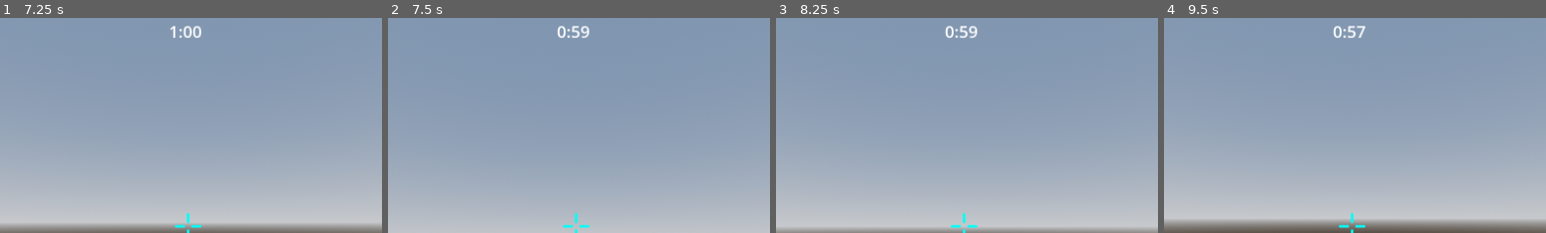
Above: before the commit, frames 1-4 (left to right).
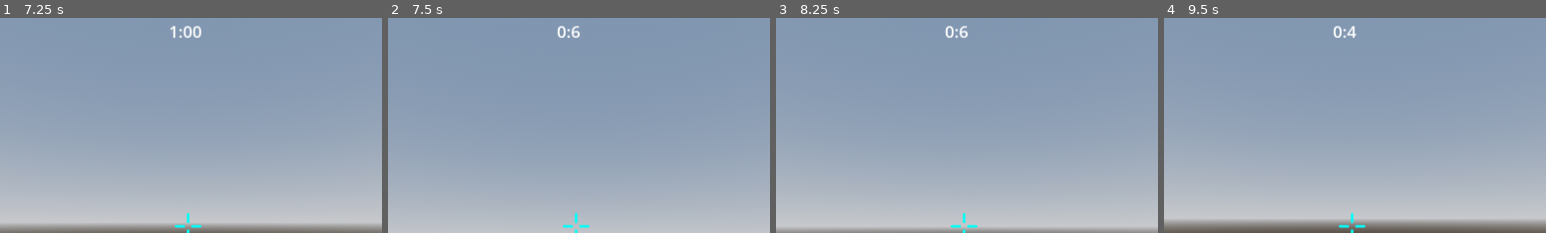
Above: after the commit, the same moments.

Repository: PureAsbestos/ie-aim
Game: Godot game, scene res://scenes/main.tscn
Same seed, same stepped clock (60 frames per second), same inputs: the game is played once before the commit and once after it.
Inputs (mouse positions are % of the whole screen's width and height, from its top left):
- Up to frame 1 (7.25 s): click "Level Select" at 0.5 s; click "Grid Shot" at 1.25 s; tap Enter (ui_accept) at 2, 2.27, 3.02, 4.52, 5.27, 6.02 s; move the mouse to (55, 50) at 2.02 s; hold W (Forward) from 2.03 s (still down); click (55, 50) at 2.1 s; move the mouse to (45, 50) at 2.77 s; click (45, 50) at 2.85 s; move the mouse to (52, 48) at 3.52 s; click (52, 48) at 3.6 s; move the mouse to (49, 52) at 4.27 s; click (49, 52) at 4.35 s; move the mouse to (57, 51) at 5.02 s; click (57, 51) at 5.1 s; move the mouse to (42, 49) at 5.77 s; click (42, 49) at 5.85 s; move the mouse to (51, 50) at 6.52 s; click (51, 50) at 6.6 s
- Up to frame 2 (7.5 s): tap Enter (ui_accept) at 7.25 s; move the mouse to (46, 48) at 7.27 s; release W (Forward) at 7.28 s; hold D (Right) from 7.28 s (still down); click (46, 48) at 7.35 s
- Up to frame 3 (8.25 s): tap Enter (ui_accept) at 7.52 s; move the mouse to (55, 50) at 8.02 s; release D (Right) at 8.03 s; hold W (Forward) from 8.03 s (still down); click (55, 50) at 8.1 s
- Up to frame 4 (9.5 s): keep holding W (Forward); tap Enter (ui_accept) at 8.27, 9.02 s; move the mouse to (45, 50) at 8.77 s; click (45, 50) at 8.85 s
The pictures show only the part of the screen within x 25-75%, y 2-52%; the shares and areas given below are measured in that part.

Frame 1 is identical in both runs. In frame 2, 0.1% of the frame differs, in the area x 48-53%, y 3-10%; in frame 3, 0.1%; in frame 4, 0.2%, in the area x 47-53%, y 3-10%.

Commit message:
add fix for target spawning and timeout

Diff:
--- a/scripts/autoload/global_settings.gd
+++ b/scripts/autoload/global_settings.gd
@@ -3,7 +3,8 @@
 var fullscreen = false
 var vSync = false
 var sensVal = 1
-var timer: Timer = Timer.new()
+var counter = 0
+var maxTargets = false # max targets on screen at a time is 5
 
 func instance_node(node, location, parent):
 	var node_instance = node.instantiate()
--- a/scripts/levelScripts/gridShot.gd
+++ b/scripts/levelScripts/gridShot.gd
@@ -1,18 +1,17 @@
 extends Node3D
 
 var levelNum = 1
+### copy this into all level code
 var target = preload("res://scenes/target.tscn")
-var maxTargets = false # max targets on screen at a time is 5
-var counter = 0
+
 @onready var animate  = $"../AnimationPlayer"
 
-const MIN_X : float = 10
-const MAX_X : float = 15
-const MIN_Y : float = 3
-const MAX_Y : float = 5
-const Z : float = -12.5
+const MIN_X : float = 6
+const MAX_X : float = 18
+const MIN_Y : float = 2
+const MAX_Y : float = 10
+const Z : float = -15
 
-# copy this into all level code
 var startTime: int
 var sec: int
 var minute = 0
@@ -25,7 +24,7 @@
 	$timer.start(1)
 
 func startGame():
-	startTime = 60
+	startTime = 7
 	sec = startTime
 	$timer.start(1)
 	$targetSpawnTimer.start(1)
@@ -38,12 +37,12 @@
 		sec -= 1
 		if startTime == 4:
 			$startCountDown.text = str(sec)
-		elif startTime == 60:
+		elif startTime == 7:
 			$gameCountDown.text = str(minute) + ":" + str(sec)
 	elif sec == 1:
 		sec -= 1
 		$startCountDown.text = "GO!"
-		if startTime == 60:
+		if startTime == 7:
 			$gameCountDown.text = str(minute) + ":" + str(sec)
 			$timer.stop()
 	if sec == 0:
@@ -52,6 +51,10 @@
 			startGame()
 		else:
 			timeout = true
+			showResults()
+
+func showResults():
+	pass
 
 func randomize_position() -> Vector3:
 	randomize()
@@ -59,16 +62,14 @@
 	var y : float = randf_range(MIN_Y, MAX_Y)
 	var random_coord : Vector3 = Vector3(x, y, Z)
 	return random_coord
+###
 
+# only 5 targets on screen at a time, no more spawning after game time ends.
 func _on_target_spawn_timer_timeout():
-	if !maxTargets:
+	if GlobalSettings.maxTargets == false && timeout == false:
 		var location = randomize_position()
 		var temp = GlobalSettings.instance_node(target, location, self)
-		temp.name = ("target" + str(counter))
-		counter += 1
-		if counter == 5:
-			maxTargets = true
-	else:
-		counter -= 1
-		maxTargets = false
-		print(maxTargets)
+		temp.name = ("target" + str(GlobalSettings.counter))
+		GlobalSettings.counter += 1
+		if GlobalSettings.counter == 5:
+			GlobalSettings.maxTargets = true
--- a/scripts/target.gd
+++ b/scripts/target.gd
@@ -1,4 +1,6 @@
 extends Sprite3D
 
 func got_hit():
+	GlobalSettings.counter -= 1
+	GlobalSettings.maxTargets = false
 	queue_free()
